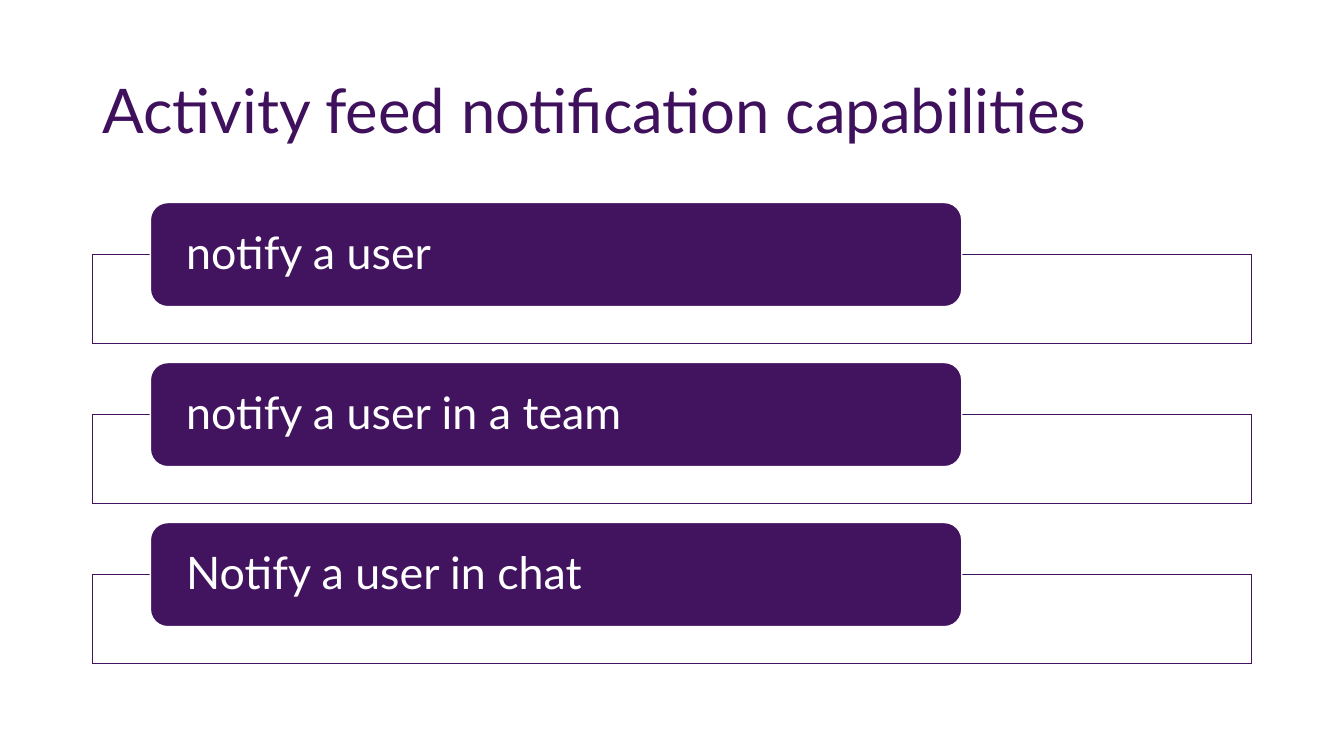
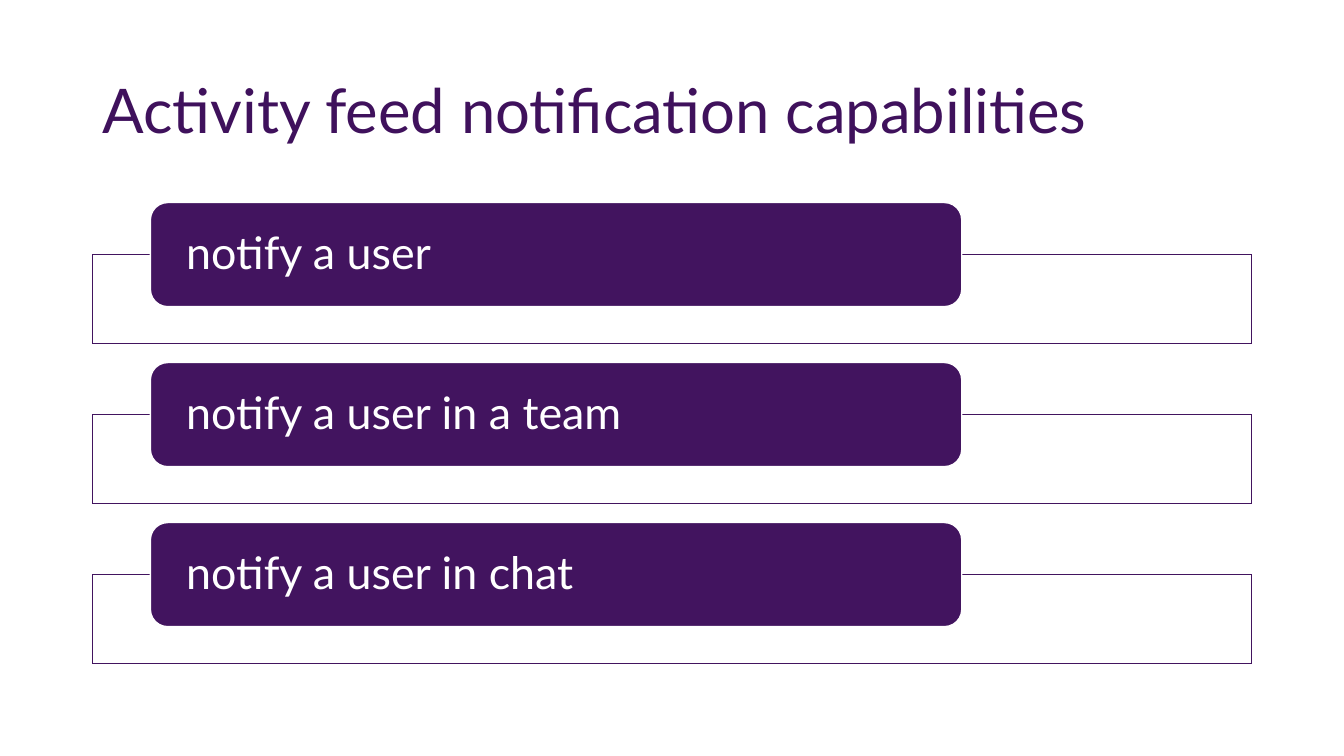
Before and after one commit to OfficeDev/TrainingContent, a slide deck: slide 25 of Teams/70 Microsoft Graph Teamwork Endpoint/slides.pptx. Drawn at 1344x756 pixels with LibreOffice and Linux fonts; fonts in the diff are those of the drawing; background and template pictures are left out. Boxes give left, top, right and bottom in pixels: in the first picture for what was removed or moved away, otherwise in the second. Text is boxed around its words. In the diff, an @@ line names an element or a change of style, - is before the commit and + after.

```diff
--- a/Teams/70 Microsoft Graph Teamwork Endpoint/slides.pptx
+++ b/Teams/70 Microsoft Graph Teamwork Endpoint/slides.pptx
@@ text at box(186, 556, 573, 597): text changed @@
-Notify a user in chat
+notify a user in chat
```
Also in this commit, not shown: 2 other slides changed, 3 other files.
